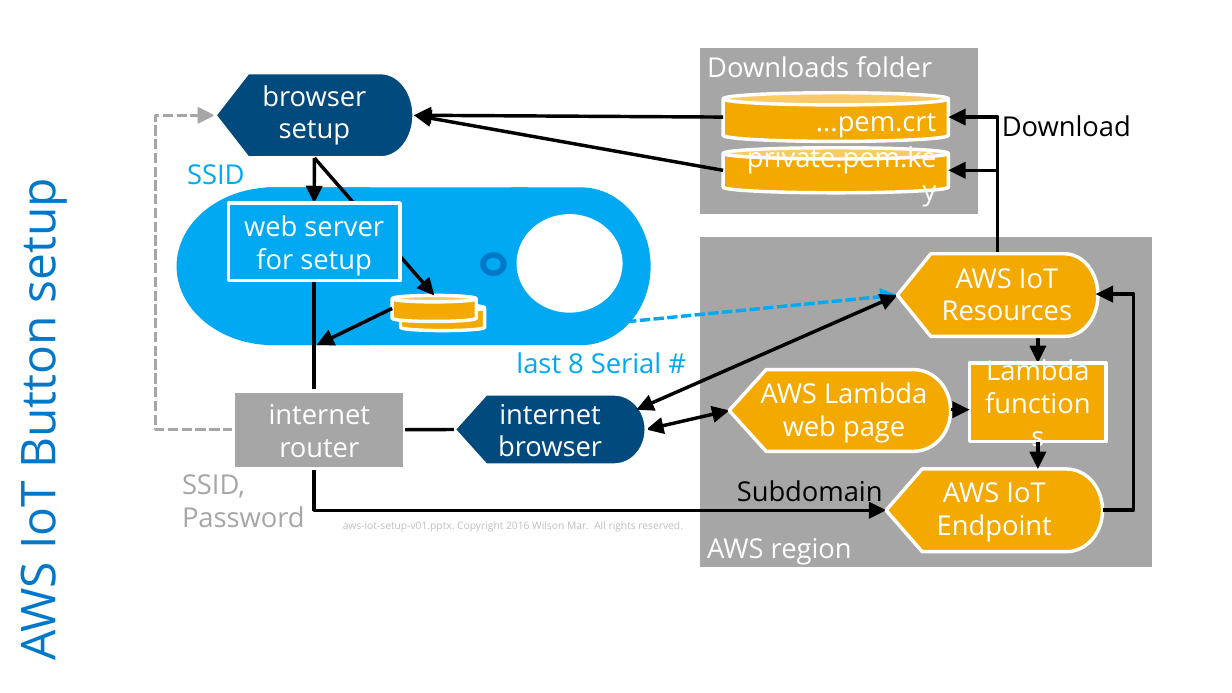
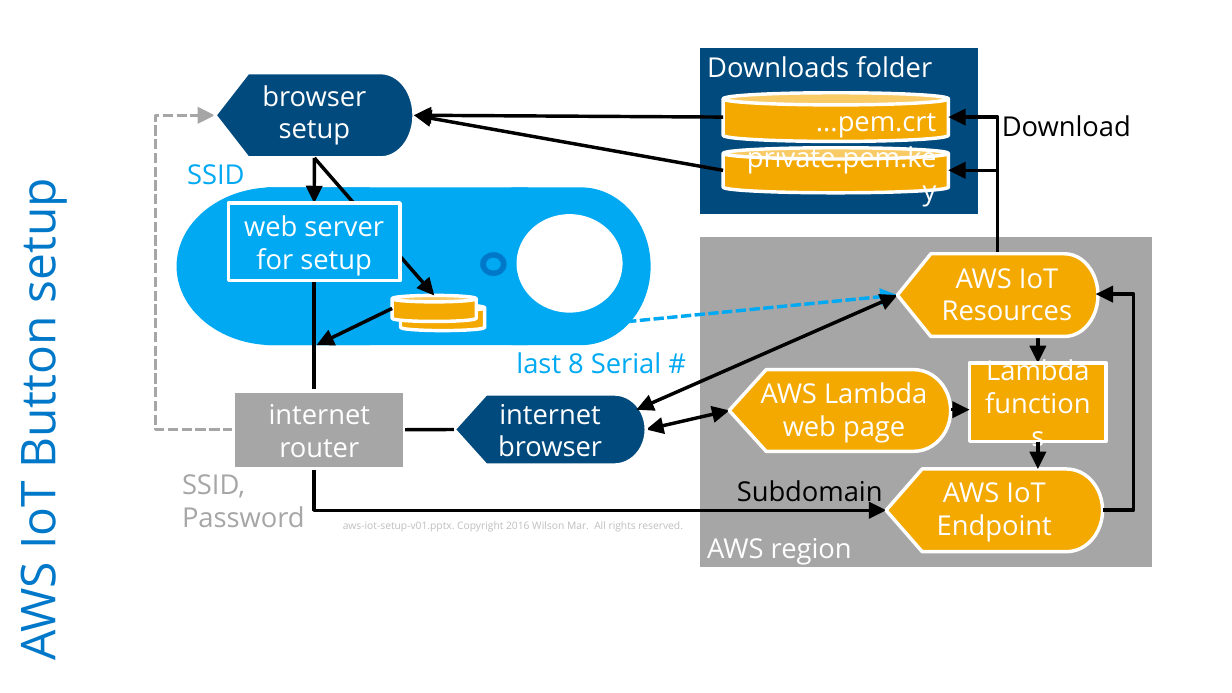
Before and after one commit to rkuma183/wilsonmar.github.io, a slide deck: slide 1 of fig/aws-iot-components-v01.pptx. Drawn at 1232x693 pixels with LibreOffice and Linux fonts; fonts in the diff are those of the drawing. Boxes give left, top, right and bottom in pixels: in the first picture for what was removed or moved away, otherwise in the second. Text is boxed around its words. In the diff, an @@ line names an element or a change of style, - is before the commit and + after.

```diff
--- a/fig/aws-iot-components-v01.pptx
+++ b/fig/aws-iot-components-v01.pptx
@@ rectangle "Downloads folder" at (699,46,981,216): fill #A6A6A6 to #004A7D @@
```
Also in this commit, not shown: 8 other files.
